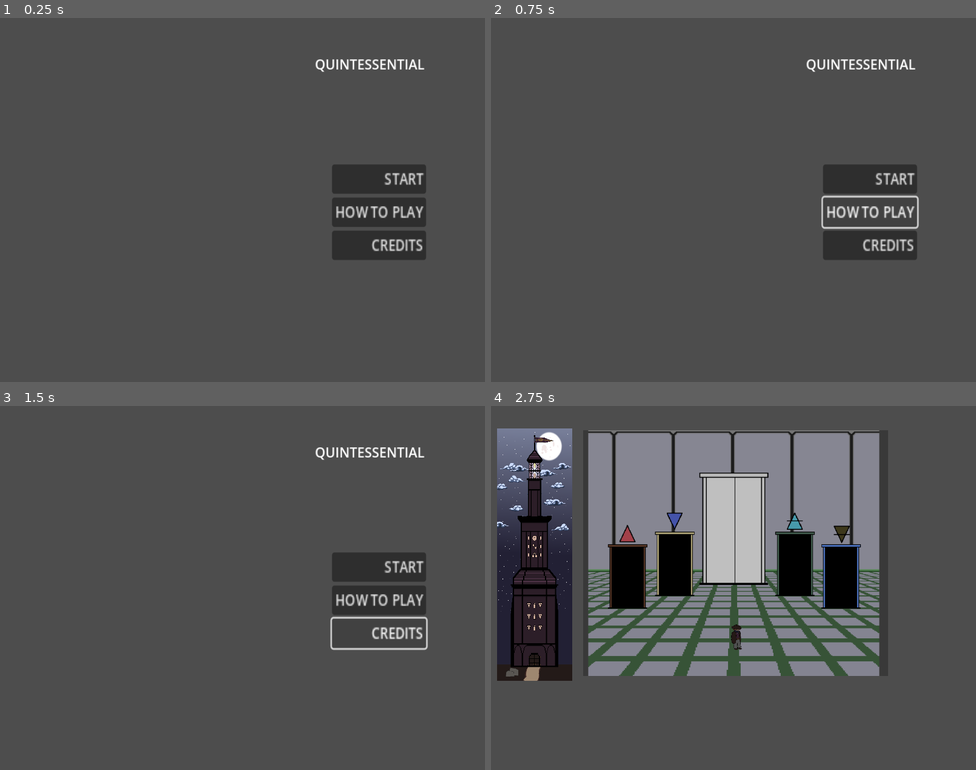
Above: before the commit, frames 1-4 (two rows, left to right).
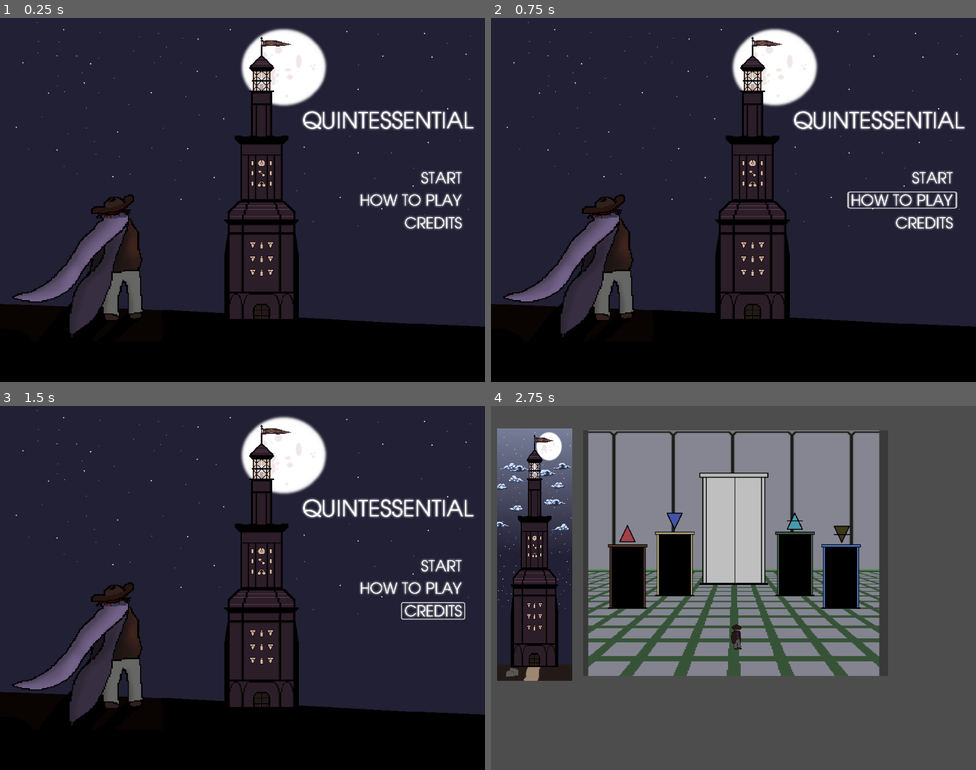
Above: after the commit, the same moments.

Repository: mccajd/Quintessential
Game: Godot game, scene res://Scenes/main_menu.tscn
Two runs of this game, one before a commit and one after it. Both use one fixed random seed, a clock stepped at 60 frames per second and the inputs below. This scene is started directly instead of the project's main scene. The engine's default icon, where the game draws it, is replaced by a stand-in: a white triangle on a blue panel in a dark square.
Inputs (mouse positions are in pixels of both pictures, inside the frame that each line leads up to; where the layout moved, square brackets give the same spot in the first picture):
- Up to frame 1 (0.25 s): no input
- Up to frame 2 (0.75 s): click (903, 200) [869, 210] at 0.5 s
- Up to frame 3 (1.5 s): click (431, 609) [378, 631] at 1.25 s
- Up to frame 4 (2.75 s): click (932, 566) [869, 566] at 2 s

The runs differ from the first frame. In frame 1, 95% of the frame differs, in the area x 0-100%, y 0-100%; in frame 2, 96%; in frame 3, 96%; in frame 4, nothing differs.

Commit message:
redraw and stylize main menu

Diff:
--- a/Scenes/main_menu.tscn
+++ b/Scenes/main_menu.tscn
@@ -1,13 +1,8 @@
-[gd_scene load_steps=5 format=3 uid="uid://cfsct0w6nqocu"]
+[gd_scene load_steps=4 format=3 uid="uid://cfsct0w6nqocu"]
 
 [ext_resource type="Script" path="res://Scripts/main_menu.gd" id="1_27n7y"]
-[ext_resource type="Texture2D" uid="uid://bt87gyidd5k87" path="res://assets/titlescreen.png" id="1_rqamj"]
-
-[sub_resource type="SystemFont" id="SystemFont_psww3"]
-
-[sub_resource type="LabelSettings" id="LabelSettings_wcomc"]
-font = SubResource("SystemFont_psww3")
-font_size = 28
+[ext_resource type="Texture2D" uid="uid://brc4tamuto1vc" path="res://assets/main_menu_background.png" id="2_vg5ty"]
+[ext_resource type="Theme" uid="uid://c3h5a64d47h0b" path="res://assets/menu_theme.tres" id="3_u208o"]
 
 [node name="MainMenu" type="Node"]
 script = ExtResource("1_27n7y")
@@ -16,38 +11,37 @@
 offset_right = 1920.0
 offset_bottom = 1080.0
 scale = Vector2(0.533165, 0.711323)
-texture = ExtResource("1_rqamj")
+texture = ExtResource("2_vg5ty")
 
-[node name="VBoxContainer" type="VBoxContainer" parent="."]
-offset_left = 701.0
-offset_top = 309.0
-offset_right = 818.0
-offset_bottom = 410.0
-scale = Vector2(1.69796, 1.99621)
-
-[node name="StartButton" type="Button" parent="VBoxContainer"]
-layout_mode = 2
-text = "START"
+[node name="StartButton" type="Button" parent="."]
+offset_left = 885.0
+offset_top = 321.0
+offset_right = 1002.0
+offset_bottom = 352.0
+scale = Vector2(0.816282, 1.04744)
+theme = ExtResource("3_u208o")
+text = "
+"
 alignment = 2
 
-[node name="HowToButton" type="Button" parent="VBoxContainer"]
-layout_mode = 2
-text = "HOW TO PLAY"
+[node name="HowToButton" type="Button" parent="."]
+offset_left = 756.0
+offset_top = 368.0
+offset_right = 876.0
+offset_bottom = 399.0
+scale = Vector2(1.87195, 1.04001)
+theme = ExtResource("3_u208o")
 alignment = 2
 
-[node name="CreditsButton" type="Button" parent="VBoxContainer"]
-layout_mode = 2
-text = "CREDITS"
+[node name="CreditsButton" type="Button" parent="."]
+offset_left = 849.0
+offset_top = 416.0
+offset_right = 966.0
+offset_bottom = 447.0
+scale = Vector2(1.11999, 1.05666)
+theme = ExtResource("3_u208o")
 alignment = 2
 
-[node name="Label" type="Label" parent="."]
-offset_left = 665.0
-offset_top = 78.0
-offset_right = 898.0
-offset_bottom = 117.0
-text = "QUINTESSENTIAL"
-label_settings = SubResource("LabelSettings_wcomc")
-
-[connection signal="pressed" from="VBoxContainer/StartButton" to="." method="_on_start_button_pressed"]
-[connection signal="pressed" from="VBoxContainer/HowToButton" to="." method="_on_how_to_button_pressed"]
-[connection signal="pressed" from="VBoxContainer/CreditsButton" to="." method="_on_credits_button_pressed"]
+[connection signal="pressed" from="StartButton" to="." method="_on_start_button_pressed"]
+[connection signal="pressed" from="HowToButton" to="." method="_on_how_to_button_pressed"]
+[connection signal="pressed" from="CreditsButton" to="." method="_on_credits_button_pressed"]
--- /dev/null
+++ b/assets/menu_theme.tres
@@ -0,0 +1,9 @@
+[gd_resource type="Theme" load_steps=3 format=3 uid="uid://c3h5a64d47h0b"]
+
+[sub_resource type="StyleBoxEmpty" id="StyleBoxEmpty_foikw"]
+
+[sub_resource type="StyleBoxEmpty" id="StyleBoxEmpty_tl5se"]
+
+[resource]
+Button/styles/hover = SubResource("StyleBoxEmpty_foikw")
+Button/styles/normal = SubResource("StyleBoxEmpty_tl5se")
Binary file added: assets/main_menu_background.png
Not shown, added: assets/main_menu_background.png.import
